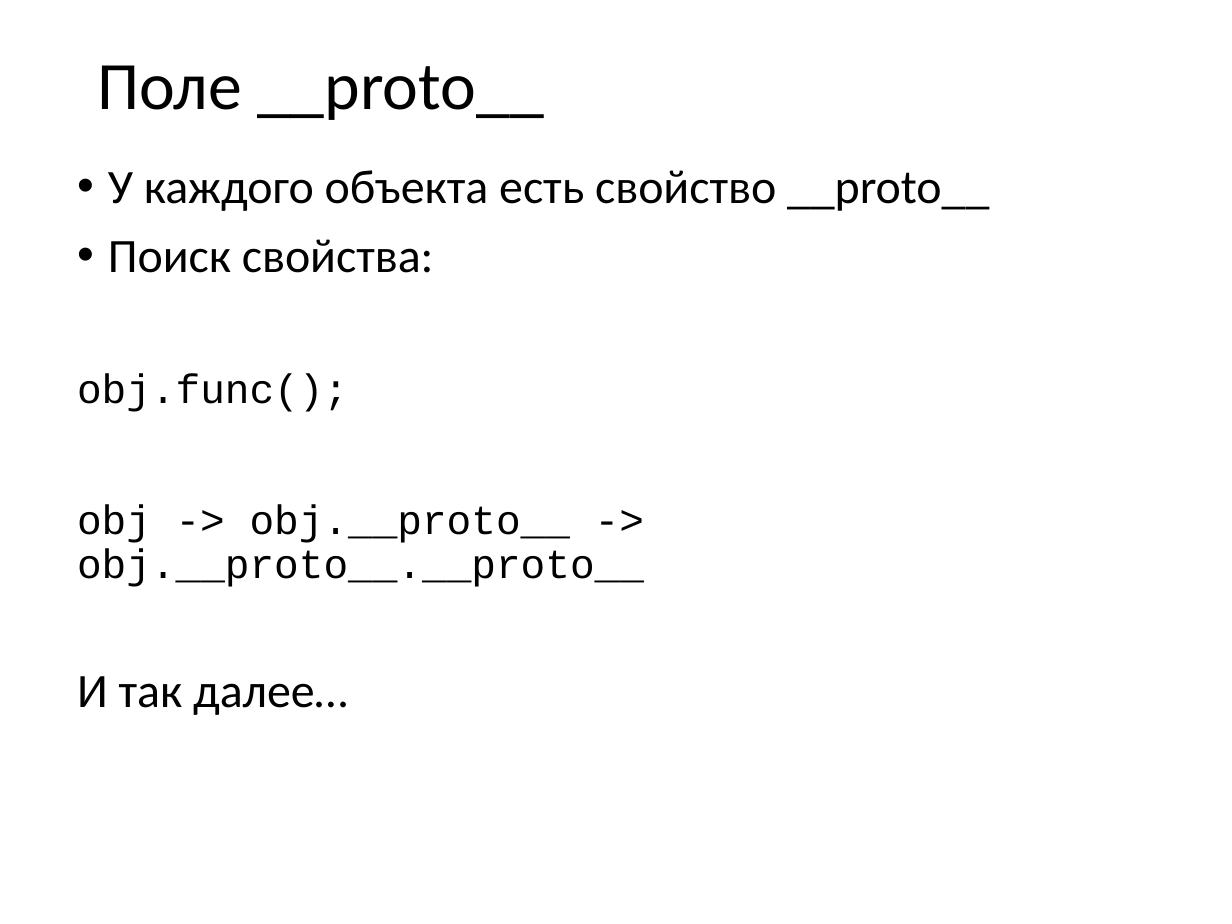
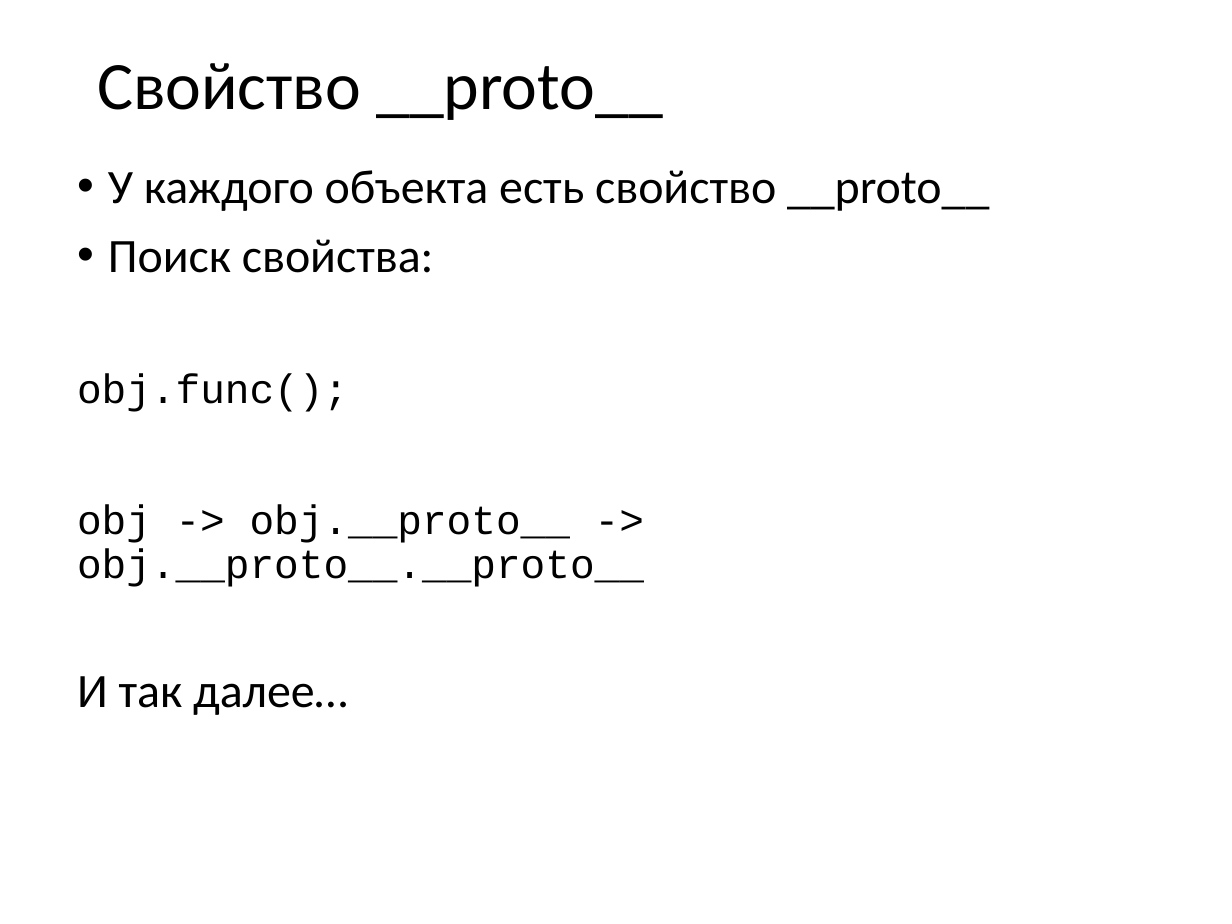
Before and after one commit to kontur-intern-2015/front-end, a slide deck: slide 27 of JavaScript vs C#.pptx. Drawn at 1232x924 pixels with LibreOffice and Linux fonts; fonts in the diff are those of the drawing. Boxes give left, top, right and bottom in pixels: in the first picture for what was removed or moved away, otherwise in the second. Text is boxed around its words. In the diff, an @@ line names an element or a change of style, - is before the commit and + after.

Commit message:
Добавил слайд про свойство Prototype

```diff
--- a/JavaScript vs C#.pptx
+++ b/JavaScript vs C#.pptx
@@ title at (97, 63, 663, 120): text changed @@
-Поле __proto__
+Свойство __proto__
```
Also in this commit, not shown: 1 other slide changed, 1 slide added.
